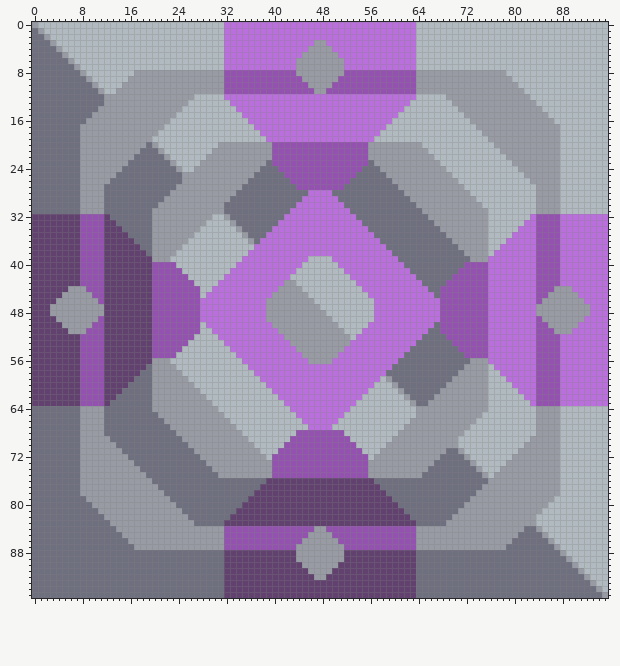
Sprite sheet -- sprites/blocks/thaumium-generator.png. This is how it looked before the edit.
The file is 96x96 pixels.
The same view after the edit:
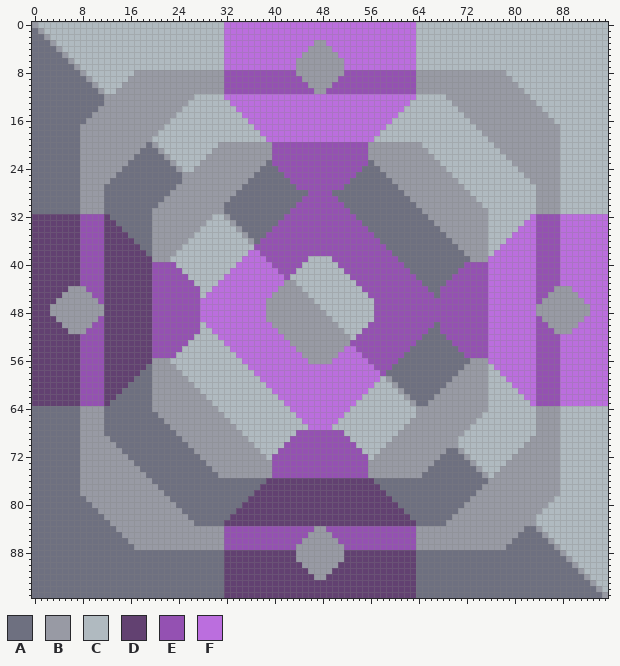
Palette (. is transparent): A #6e7080  B #989aa4  C #b0bac0  D #624171  E #9451b2  F #bb6ede
Diff:
The edit turns colour F into colour E in row 28 at x 46 to 49; in row 29 at x 45 to 50; in row 30 at x 44 to 51; in row 31 at x 43 to 52; in row 32 at x 42 to 53; in row 33 at x 41 to 54.
The edit turns colour F into colour E in row 34 at x 40 to 55; in row 35 at x 39 to 56; in row 36 at x 38 to 57; in row 37 at x 37 to 58; in row 38 at x 38 to 59; in row 39 at x 39 to 45 and 50 to 60.
The edit turns colour F into colour E in row 40 at x 40 to 44 and 51 to 61; in row 41 at x 41 to 43 and 52 to 62; in row 42 at x 42 and 53 to 63; in row 43 at x 54 to 64; in row 44 at x 55 to 65; in row 45 at x 56 to 66.
The edit turns colour F into colour E in rows 46 to 49 at x 57 to 67; in row 50 at x 56 to 66; in row 51 at x 55 to 65; in row 52 at x 54 to 64; in row 53 at x 53 to 63; in row 54 at x 54 to 62.
The edit turns colour F into colour E in row 55 at x 55 to 61; in row 56 at x 56 to 60; in row 57 at x 57 to 59; in row 58 at x 58.
Boxes around the changes in both pictures, in picture pixels (x1, y1, x2, y2):
changed: (254, 190, 440, 376)
